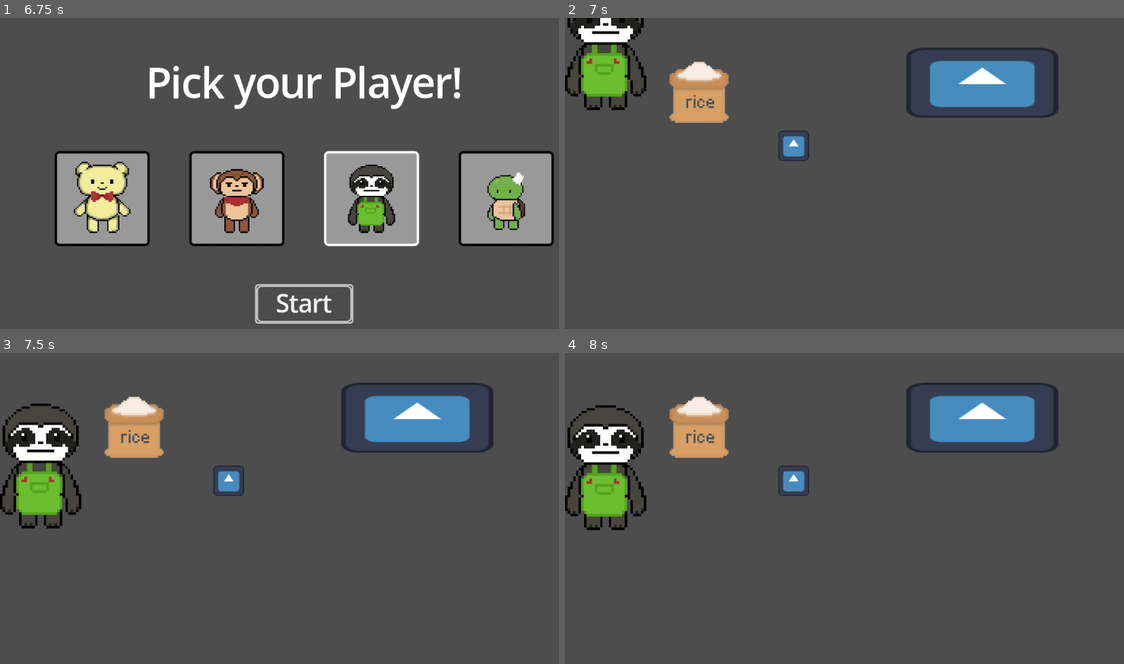
Above: before the commit, frames 1-4 (two rows, left to right).
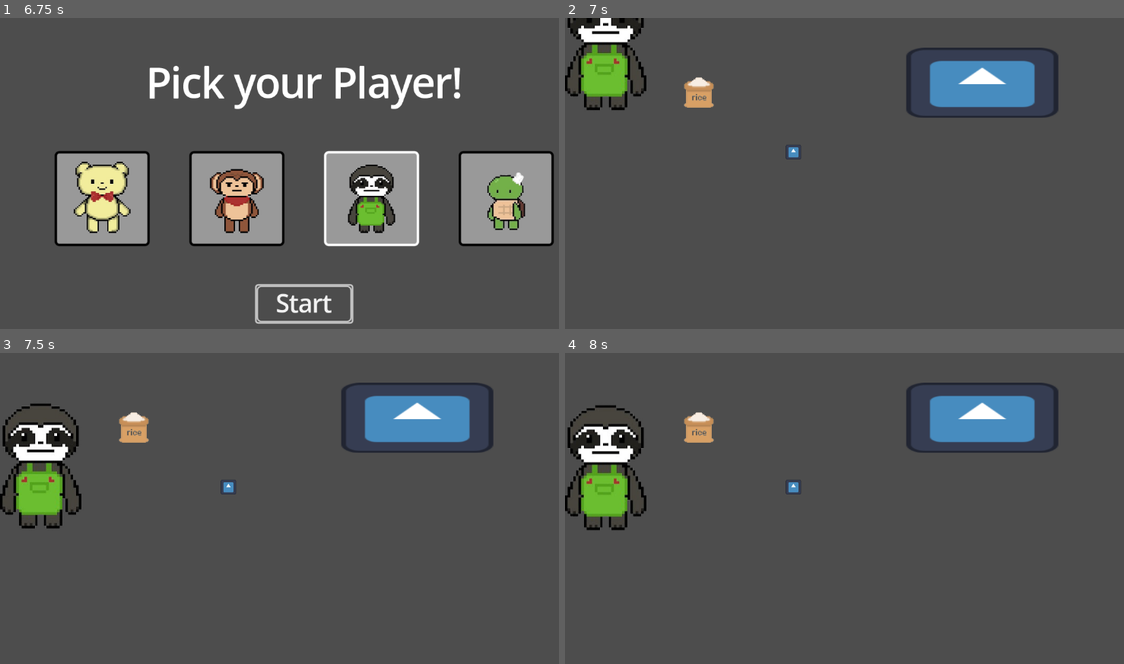
Above: after the commit, the same moments.

Repository: rxsiebearr/Cooking-with-Pao-Pao
Game: Godot game, scene res://character_selection.tscn
Two runs of this game, one before a commit and one after it. Both use one fixed random seed, a clock stepped at 60 frames per second and the inputs below. The engine's default icon, where the game draws it, is replaced by a stand-in: a white triangle on a blue panel in a dark square.
Inputs (mouse positions are in pixels of both pictures, inside the frame that each line leads up to):
- Up to frame 1 (6.75 s): click "Start" at 0.5 s; click "Start" at 1.25 s; tap Enter (ui_accept) at 2, 2.27, 2.3, 2.57, 2.75, 3.5, 3.8, 4.25, 5 s; move the mouse to (436, 173) at 2.02 s; hold D (move_right) 2.03-2.75 s; hold E (interact) 2.03-2.75 s; click (436, 173) at 2.17 s; drag from (184, 207) to (273, 257) at 2.77 s; move the mouse to (363, 114) at 3.52 s; hold D (move_right) 3.53-4.25 s; hold E (interact) 3.53-4.25 s; drag from (273, 257) to (122, 139) at 4.27 s; move the mouse to (486, 241) at 5.02 s; hold A (move_left) 5.03-5.75 s; hold Enter (ui_accept) 5.03-5.75 s; drag from (122, 139) to (212, 105) at 5.77 s; move the mouse to (335, 189) at 6.52 s; hold S (move_down) from 6.53 s (still down); hold E (interact) from 6.53 s (still down); click (335, 189) at 6.67 s
- Up to frame 2 (7 s): keep holding S (move_down); keep holding E (interact); tap Enter (ui_accept) at 6.8 s
- Up to frame 3 (7.5 s): release S (move_down) at 7.25 s; release E (interact) at 7.25 s; drag from (212, 440) to (419, 461) at 7.27 s
- Up to frame 4 (8 s): no input

Frame 1 is identical in both runs. In frame 2, 1.8% of the frame differs, in the area x 18-44%, y 13-46%; in frame 3, 1.8%; in frame 4, 1.8%.

Commit message:
Fixed scaling issues

Diff:
--- a/cooking-with-pao-pao/pickable_item.gd
+++ b/cooking-with-pao-pao/pickable_item.gd
@@ -2,8 +2,11 @@
 class_name pickable_item
 
 @export var item_texture: Texture
+@export var item_name: String = "Unknown"
+@export var item_scale: Vector2 = Vector2(0.5, 0.5)
+
 @onready var sprite_2d: Sprite2D = $Sprite2D
-@export var item_name: String = "Unknown"
 
 func _ready() -> void:
 	sprite_2d.texture = item_texture
+	self.scale = item_scale
--- a/cooking-with-pao-pao/player.gd
+++ b/cooking-with-pao-pao/player.gd
@@ -55,6 +55,8 @@
 	var item = item_drop.instantiate()
 	item.item_texture = item_sprite.texture
 	item.item_name = held_item_name
+	item.scale = item.item_scale
+	print(item.scale)
 	item.position = position + drop_pos
 	get_parent().add_child(item)
 	carrying_item = false
--- a/cooking-with-pao-pao/store_#1.tscn
+++ b/cooking-with-pao-pao/store_#1.tscn
@@ -169,6 +169,7 @@
 
 [node name="ItemDrop2" parent="." instance=ExtResource("4_54ox5")]
 position = Vector2(560, 248)
+scale = Vector2(0.5, 0.5)
 item_texture = ExtResource("10_p8wo6")
 item_name = "RiceBowl"
 
